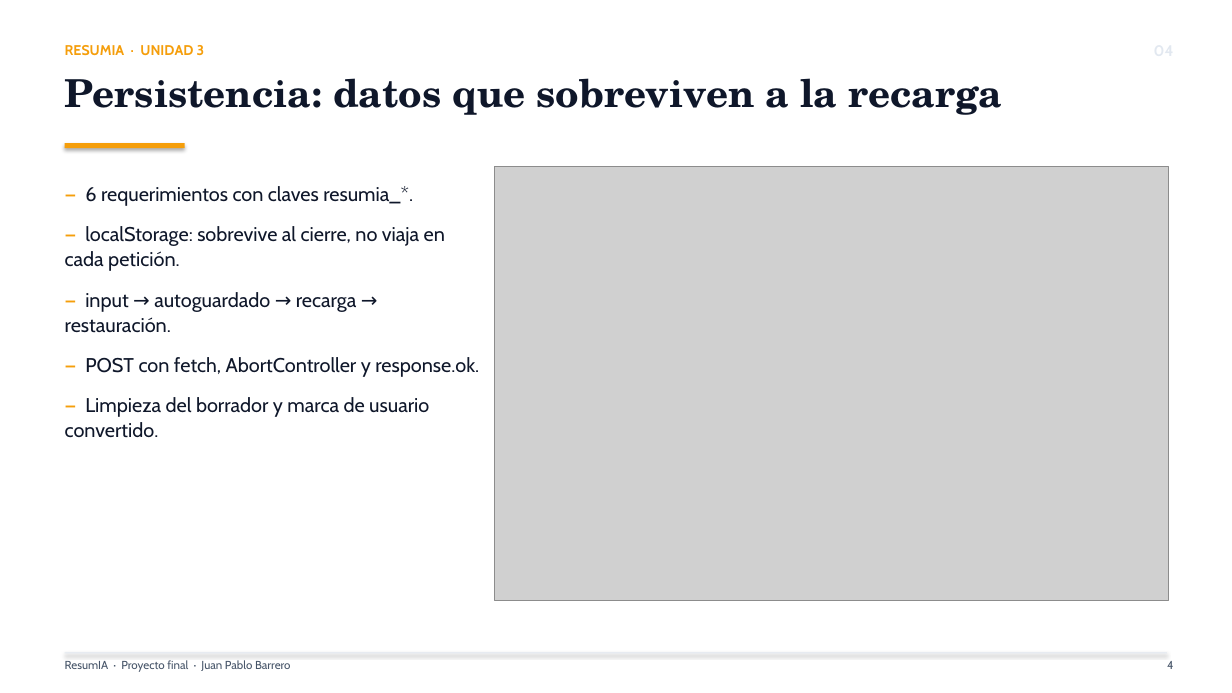
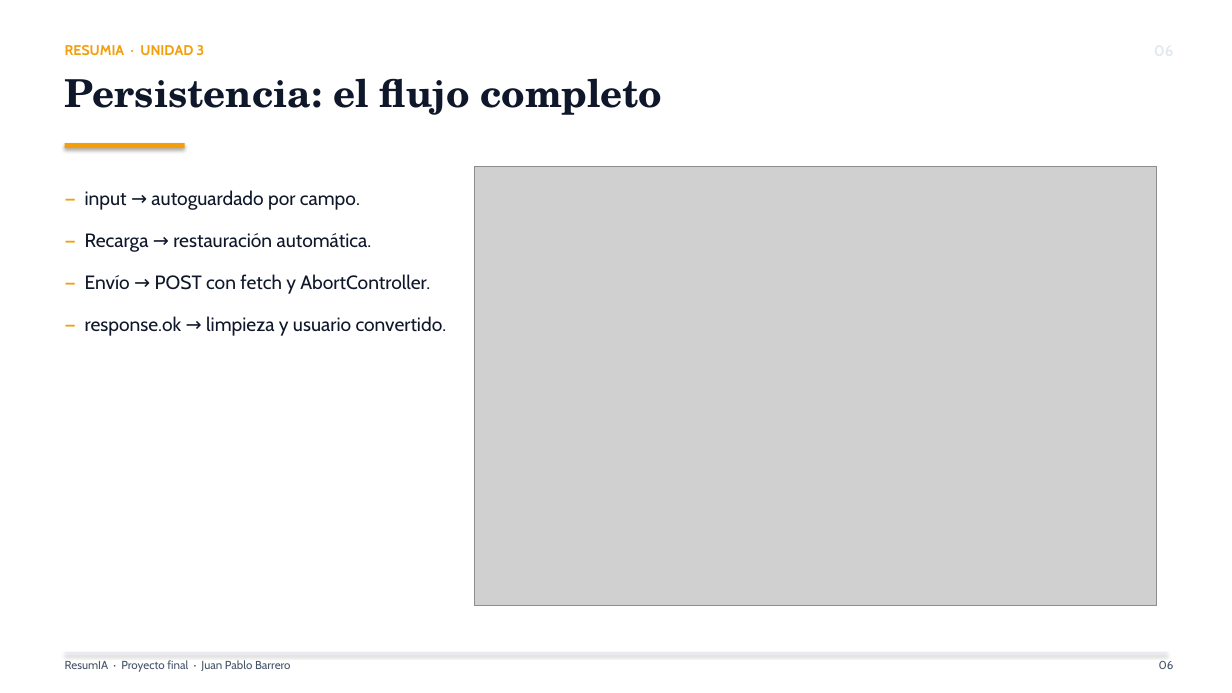
Before and after one commit to kanonufo/landing-page-ia, a slide deck: slide 6 of docs/unidad3/E34_memoria/presentacion_resumia.pptx (slide 4 before the commit). Drawn at 1232x693 pixels with LibreOffice and Linux fonts; fonts in the diff are those of the drawing; grey boxes stand for pictures. Boxes give left, top, right and bottom in pixels: in the first picture for what was removed or moved away, otherwise in the second. Text is boxed around its words. In the diff, an @@ line names an element or a change of style, - is before the commit and + after.

```diff
--- a/docs/unidad3/E34_memoria/presentacion_resumia.pptx
+++ b/docs/unidad3/E34_memoria/presentacion_resumia.pptx
@@ text at [65,78,663,115]: text changed @@
-Persistencia: datos que sobreviven a la recarga
+Persistencia: el flujo completo
@@ picture: place and size @@
-picture at [494,166,1169,600]
+picture at [474,166,1157,605]
@@ text at [85,190,447,336]: text changed; size 15.5 to 15 pt @@
-— 6 requerimientos con claves resumia_*.
-— localStorage: sobrevive al cierre, no viaja en cada petición.
-— input → autoguardado → recarga → restauración.
-— POST con fetch, AbortController y response.ok.
-— Limpieza del borrador y marca de usuario convertido.
+— input → autoguardado por campo.
+— Recarga → restauración automática.
+— Envío → POST con fetch y AbortController.
+— response.ok → limpieza y usuario convertido.
@@ text at [1159,661,1174,669]: text changed @@
-4
+06
```
Also in this commit, not shown: 6 other slides changed, 5 slides added, 17 other files.
